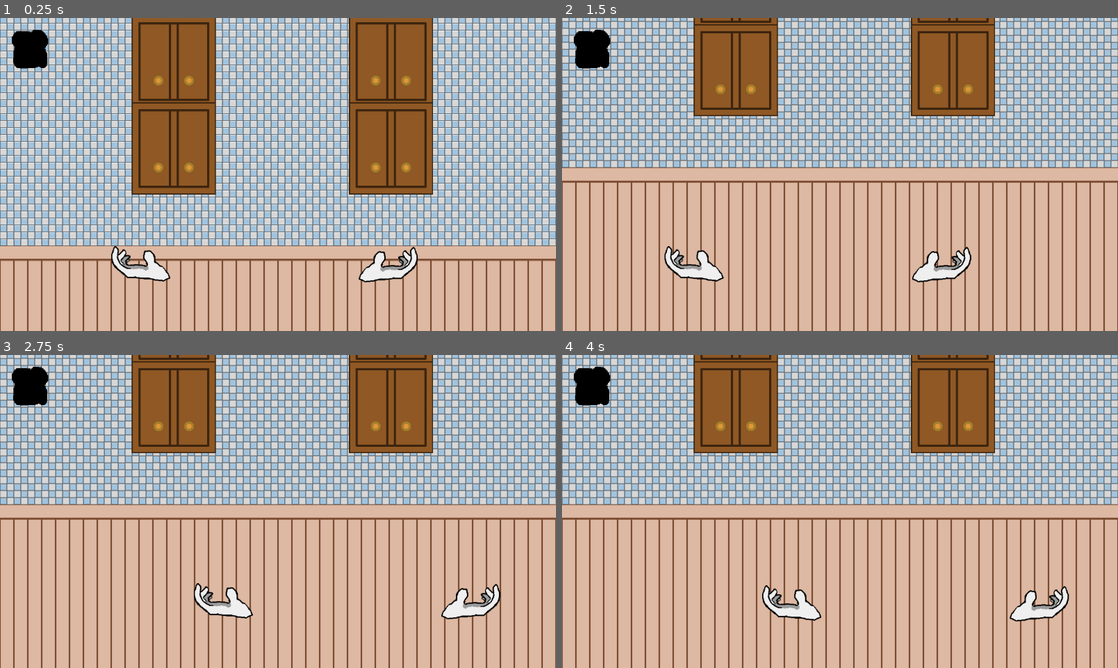
Above: before the commit, frames 1-4 (two rows, left to right).
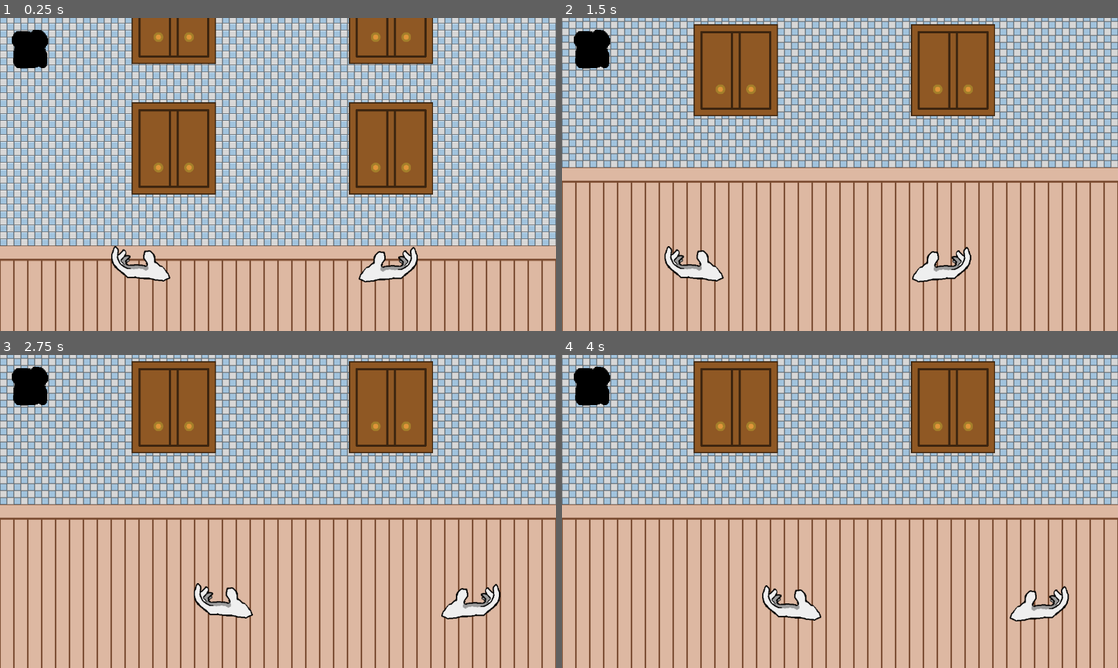
Above: after the commit, the same moments.

Repository: ConnorWhalen/gmtk2018
Game: Godot game, scene res://stage.tscn
Two runs of this game, one before a commit and one after it. Both use one fixed random seed, a clock stepped at 60 frames per second and the inputs below. The engine's default icon, where the game draws it, is replaced by a stand-in: a white triangle on a blue panel in a dark square. Sound files missing from this copy of the repository are replaced by a short silence.
Inputs:
- Up to frame 1 (0.25 s): no input
- Up to frame 2 (1.5 s): tap Enter at 0.5 s; hold S (right_select) 0.53-1.28 s; hold Down (scroll_down) 0.53-1.28 s; hold A (left_select) from 1.28 s (still down); tap Left (scroll_left) at 1.35 s
- Up to frame 3 (2.75 s): tap Space at 2 s; release A (left_select) at 2.03 s; hold S (right_select) from 2.03 s (still down); hold Right (scroll_right) from 2.03 s (still down)
- Up to frame 4 (4 s): release Right (scroll_right) at 2.78 s; tap Up (scroll_up) at 2.85 s; tap Enter at 3.5 s; release S (right_select) at 3.53 s; hold A (left_select) from 3.53 s (still down); hold Down (scroll_down) from 3.53 s (still down)

The runs differ from the first frame. In frame 1, 4.5% of the frame differs, in the area x 23-78%, y 0-27%; in frame 2, 0.6%; in frame 3, 0.6%; in frame 4, 0.6%.

Commit message:
move detection to hands

Diff:
--- a/checklist_item.tscn
+++ b/checklist_item.tscn
@@ -5,7 +5,7 @@
 [ext_resource path="res://resources/ingredients/sauceItem.png" type="Texture" id=3]
 [ext_resource path="res://resources/ingredients/breadItem.png" type="Texture" id=4]
 
-[node name="Node2D" type="Node2D" index="0"]
+[node name="Node2D" type="Node2D"]
 
 script = ExtResource( 1 )
 
--- a/player.tscn
+++ b/player.tscn
@@ -5,14 +5,14 @@
 [ext_resource path="res://resources/handRight.png" type="Texture" id=3]
 [ext_resource path="res://resources/handLeft.png" type="Texture" id=4]
 
-[node name="player" type="Node2D"]
+[node name="player" type="Node2D" index="0"]
 
 script = ExtResource( 1 )
 _sections_unfolded = [ "Transform" ]
 
 [node name="left_detector" type="Node2D" parent="." index="0"]
 
-position = Vector2( 313.967, 408.969 )
+position = Vector2( 324.573, 570.183 )
 _sections_unfolded = [ "Material", "Transform" ]
 
 [node name="Sprite" type="Sprite" parent="left_detector" index="0"]
@@ -24,7 +24,7 @@
 
 [node name="right_detector" type="Node2D" parent="." index="1"]
 
-position = Vector2( 900.078, 408.359 )
+position = Vector2( 899.017, 570.633 )
 _sections_unfolded = [ "Transform" ]
 
 [node name="Sprite" type="Sprite" parent="right_detector" index="0"]
--- a/stage.gd
+++ b/stage.gd
@@ -5,7 +5,7 @@
 const SCROLL_SPEED = 300
 const PLAYER_BUFFER_LEFT = 200
 const PLAYER_BUFFER_RIGHT = 300
-const PLAYER_BUFFER_UP = 350
+const PLAYER_BUFFER_UP = 500
 const PLAYER_BUFFER_BOTTOM = 0
 
 var screen_size
@@ -35,7 +35,7 @@
 
 	cupboard_manager = get_node("scrolling/cupboard_manager")
 	cupboard_manager.init(
-		[Vector2(-100, 100), Vector2(400, 100), Vector2(900, 100), Vector2(1400, 100),
+		[Vector2(-100, 0), Vector2(400, 0), Vector2(900, 0), Vector2(1400, 0),
 		 Vector2(-100, 300), Vector2(400, 300), Vector2(900, 300), Vector2(1400, 300)],
 		["HAM", "BREAD", "SAUCE", "HAM",
 		 "BREAD", "SAUCE", "BREAD", "BREAD"],
